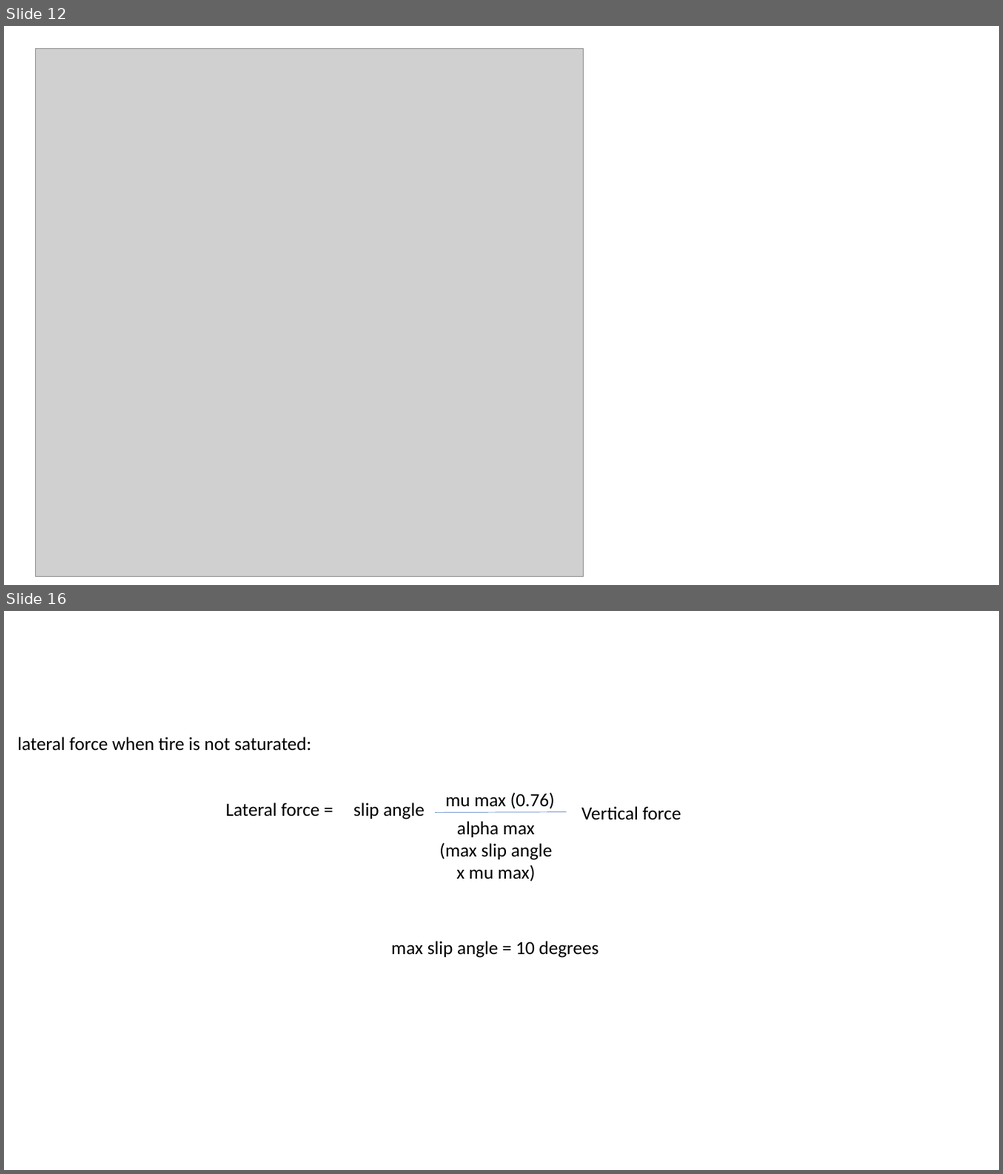
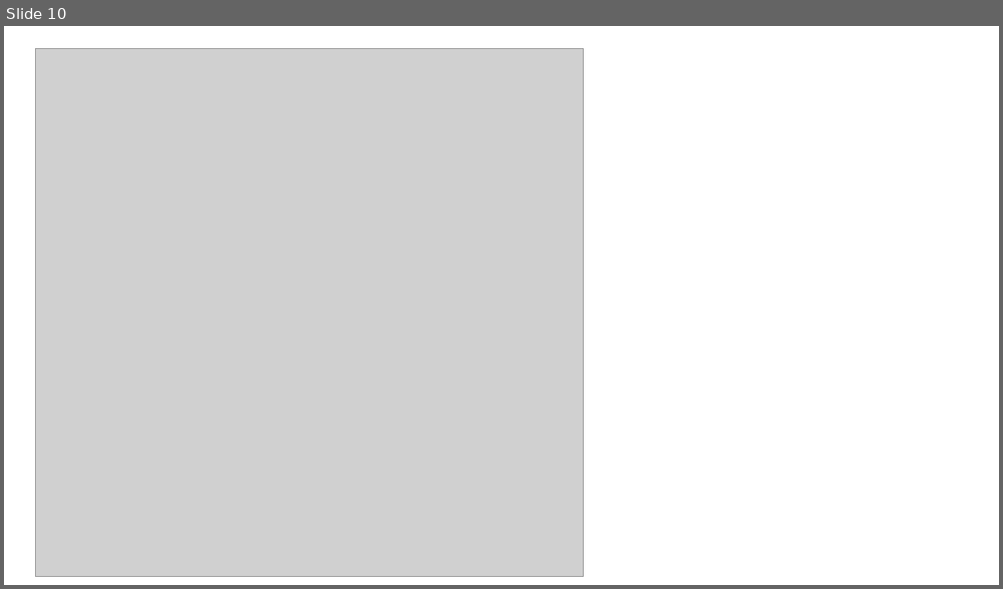
Before and after one commit to joe-cormier/pycrash, a slide deck: projects/validation - single vehicle motion/reports/Pycrash Results 15 mph steer.pptx. Shown one above the other, each under a label of ours: slides 12 and 16 before the commit, slide 10 after it; the slides between them are not shown. The pictures are 1003x1174 and 1003x589 pixels, drawn with LibreOffice and Linux fonts; fonts in the diff are those of the drawing; grey boxes stand for pictures. Boxes give left, top, right and bottom in pixels: in the first picture for what was removed or moved away, otherwise in the second. Text is boxed around its words. In the diff, an @@ line names an element or a change of style, - is before the commit and + after.

```diff
--- a/projects/validation - single vehicle motion/reports/Pycrash Results 15 mph steer.pptx
+++ b/projects/validation - single vehicle motion/reports/Pycrash Results 15 mph steer.pptx
@@ slide 16 removed at (x1=4, y1=611, x2=999, y2=1170), background #FFFFFF @@
@@ text removed at (x1=17, y1=737, x2=311, y2=751) @@
-lateral force when tire is not saturated:
@@ text removed at (x1=226, y1=803, x2=319, y2=817) @@
-Lateral force =
@@ text removed at (x1=353, y1=803, x2=424, y2=820) @@
-slip angle
@@ text removed at (x1=445, y1=792, x2=555, y2=809) @@
-mu max (0.76)
@@ text removed at (x1=581, y1=806, x2=681, y2=820) @@
-Vertical force
@@ line removed from (435, 812) to (566, 812) @@
@@ text removed at (x1=439, y1=821, x2=552, y2=882) @@
-alpha max (max slip angle x mu max)
@@ text removed at (x1=391, y1=941, x2=599, y2=958) @@
-max slip angle = 10 degrees
@@ what was slide 12 is now slide 10 @@
```
Also in this commit, not shown: 1 slide changed, 9 slides added, 9 other slides removed, 3 other files.
